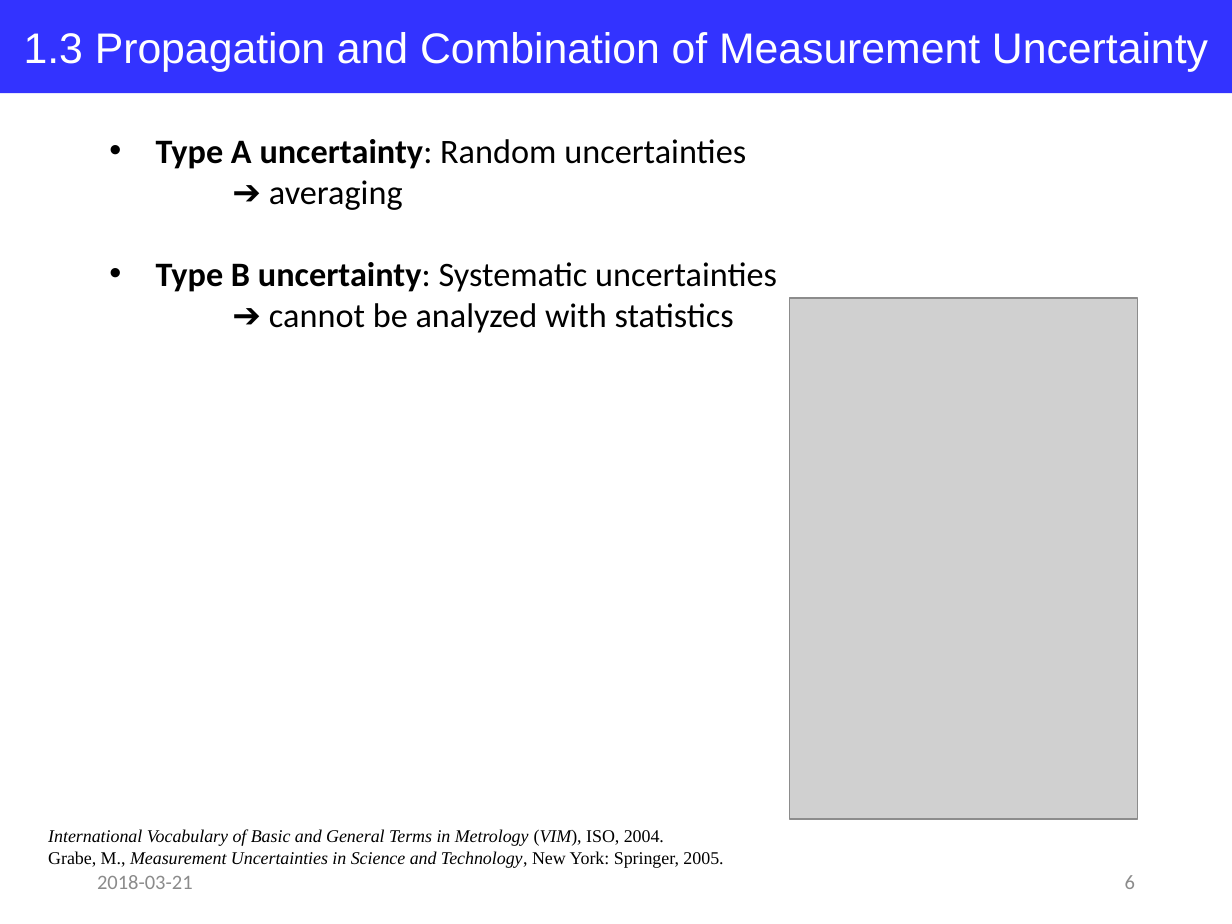
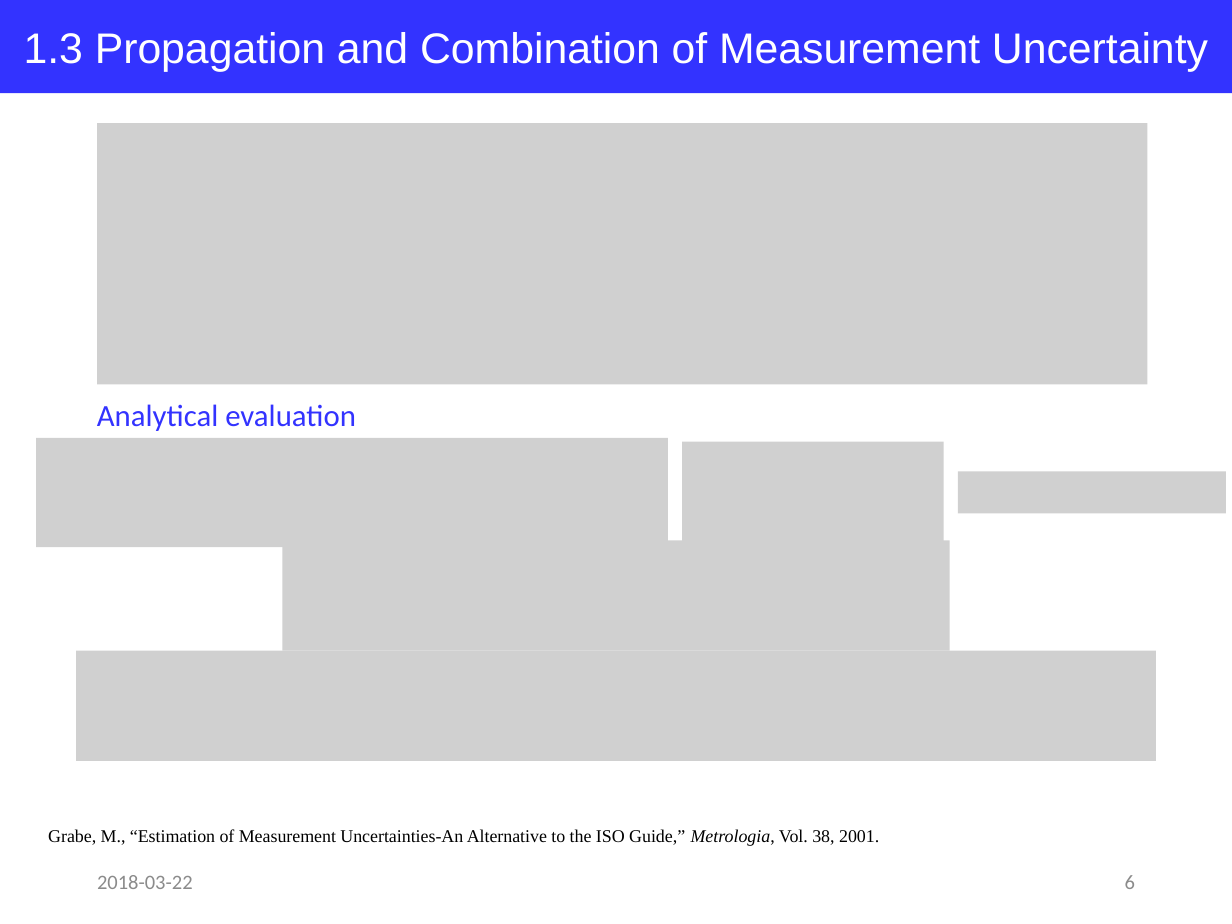
Before and after one commit to jglee96/NBTP_Lab, a slide deck: slide 6 of Terahertz Metrology/Ch4/Terahertz Metrology_Ch4.pptx. Drawn at 1232x924 pixels with LibreOffice and Linux fonts; fonts in the diff are those of the drawing; grey boxes stand for pictures. Boxes give left, top, right and bottom in pixels: in the first picture for what was removed or moved away, otherwise in the second. Text is boxed around its words. In the diff, an @@ line names an element or a change of style, - is before the commit and + after.

```diff
--- a/Terahertz Metrology/Ch4/Terahertz Metrology_Ch4.pptx
+++ b/Terahertz Metrology/Ch4/Terahertz Metrology_Ch4.pptx
@@ picture added at bbox=[97, 123, 1147, 384] @@
@@ text removed at bbox=[156, 139, 777, 333] @@
-• Type A uncertainty: Random uncertainties
-➔ averaging
-• Type B uncertainty: Systematic uncertainties
-➔ cannot be analyzed with statistics
@@ picture removed at bbox=[790, 298, 1138, 819] @@
@@ text added at bbox=[97, 404, 356, 431], 18 pt, text #3333FF @@
+Analytical evaluation
@@ picture added at bbox=[36, 437, 668, 547] @@
@@ picture added at bbox=[683, 441, 944, 543] @@
@@ picture added at bbox=[957, 472, 1226, 514] @@
@@ picture added at bbox=[282, 541, 950, 650] @@
@@ picture added at bbox=[76, 650, 1156, 760] @@
@@ text at bbox=[48, 829, 879, 846]: text changed; italic off @@
-International Vocabulary of Basic and General Terms in Metrology (VIM), ISO, 2004.
-Grabe, M., Measurement Uncertainties in Science and Technology, New York: Springer, 2005.
+Grabe, M., “Estimation of Measurement Uncertainties-An Alternative to the ISO Guide,” Metrologia, Vol. 38, 2001.
@@ text at bbox=[97, 875, 193, 889]: text changed @@
-2018-03-21
+2018-03-22
```
Also in this commit, not shown: 6 other slides changed, 4 slides added.
